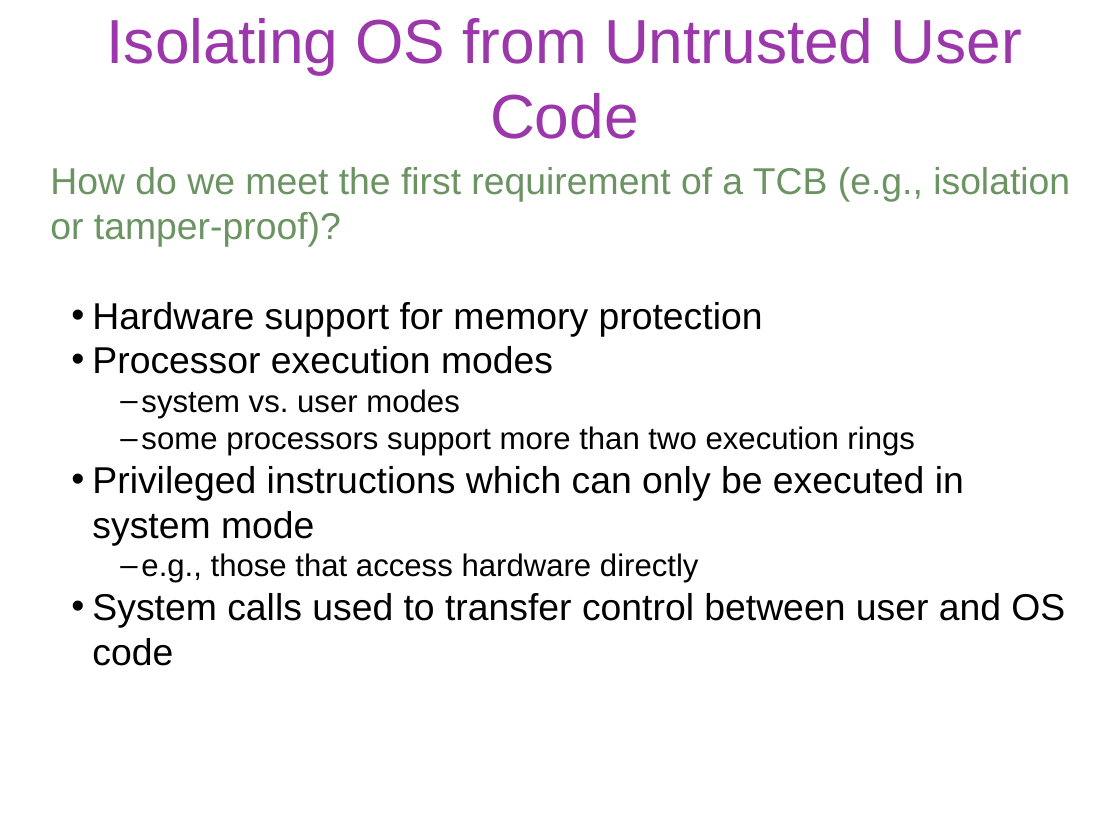
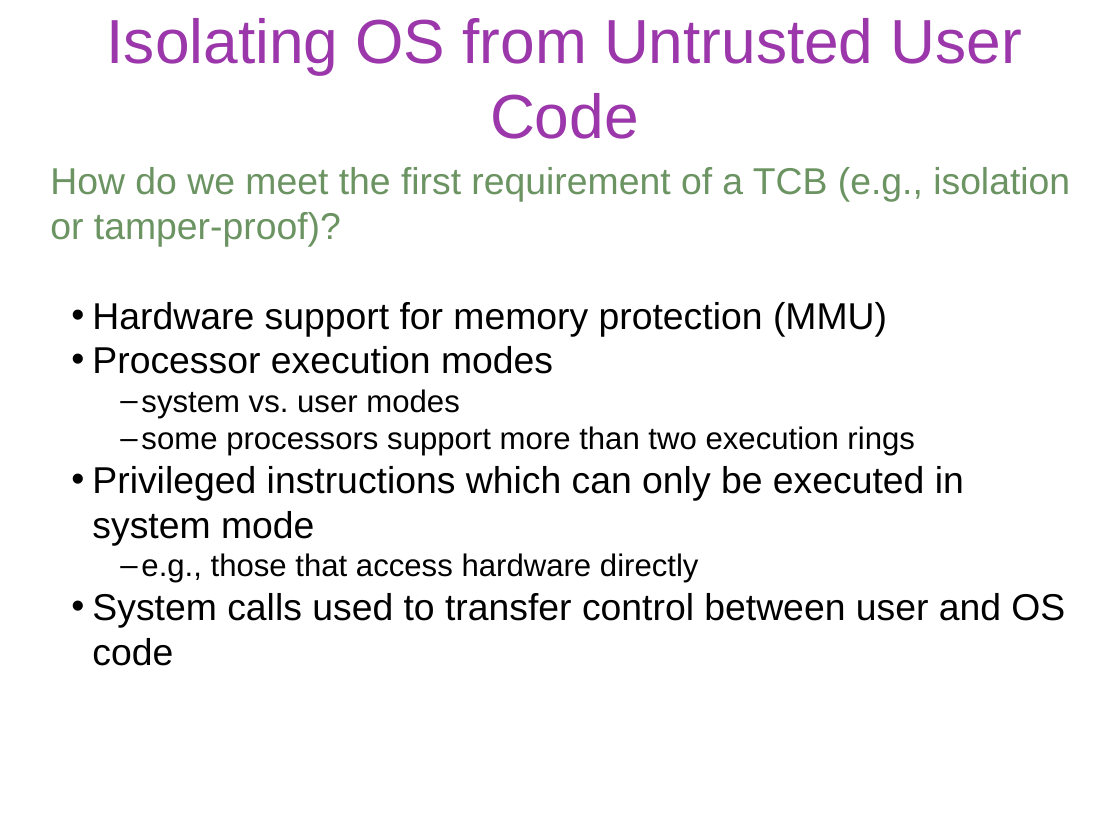
Before and after one commit to gulaoshi/gu.github.io, a slide deck: slide 8 of InfoSec/PPTs/L12-CH12-OS Security.pptx. Drawn at 1120x840 pixels with LibreOffice and Linux fonts; fonts in the diff are those of the drawing. Boxes give left, top, right and bottom in pixels: in the first picture for what was removed or moved away, otherwise in the second. Text is boxed around its words. In the diff, an @@ line names an element or a change of style, - is before the commit and + after.

```diff
--- a/InfoSec/PPTs/L12-CH12-OS Security.pptx
+++ b/InfoSec/PPTs/L12-CH12-OS Security.pptx
@@ text at [92, 302, 887, 336]: text changed @@
-• Hardware support for memory protection
+• Hardware support for memory protection (MMU)
```
Also in this commit, not shown: 4 other slides changed, 1 other file.
